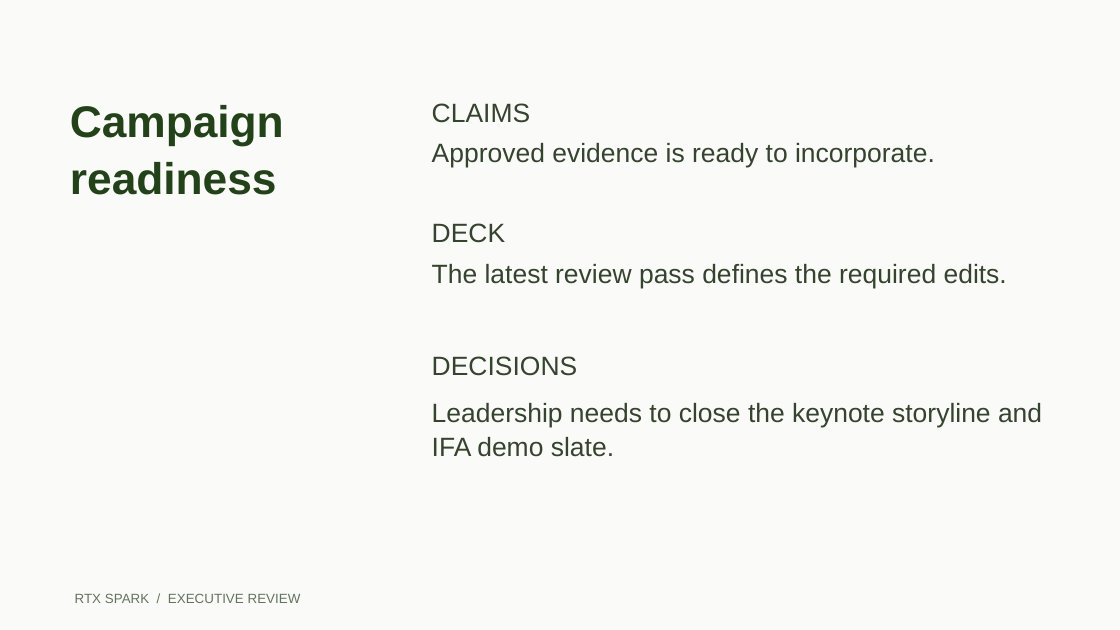
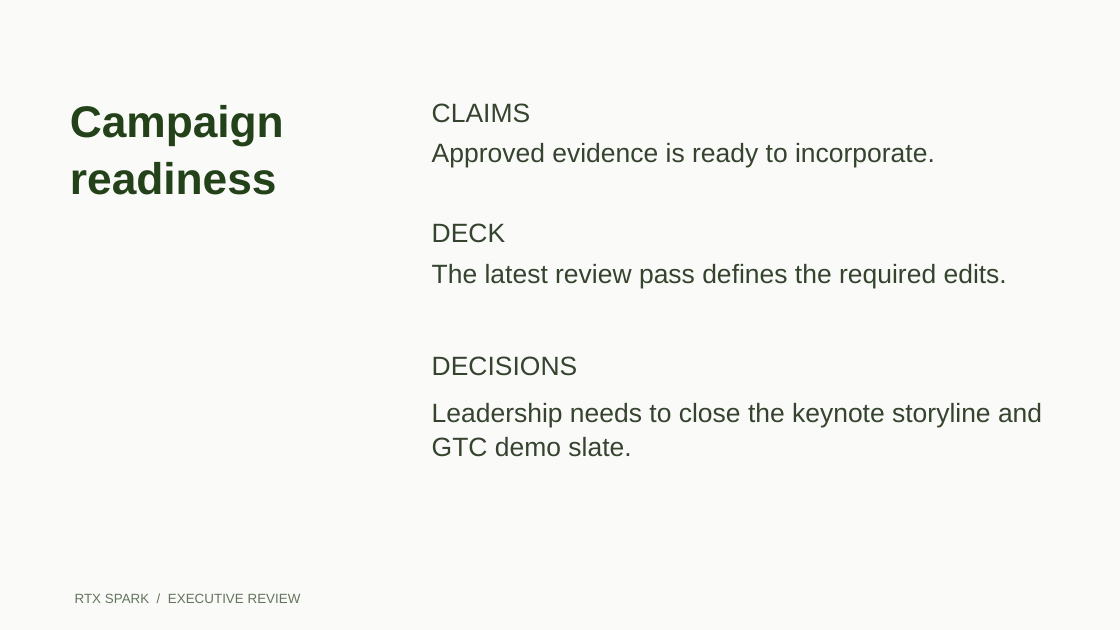
Before and after one commit to CalebJKim/chief-of-staff-agent, a slide deck: slide 3 of demo/templates/rtx-spark-exec-review.pptx. Drawn at 1120x630 pixels with LibreOffice and Linux fonts; fonts in the diff are those of the drawing. Boxes give left, top, right and bottom in pixels: in the first picture for what was removed or moved away, otherwise in the second. Text is boxed around its words. In the diff, an @@ line names an element or a change of style, - is before the commit and + after.

Commit message:
Replace IFA with GTC across demo seed data and reset templates

```diff
--- a/demo/templates/rtx-spark-exec-review.pptx
+++ b/demo/templates/rtx-spark-exec-review.pptx
@@ text at (x1=432, y1=403, x2=1042, y2=457): text changed @@
-Leadership needs to close the keynote storyline and IFA demo slate.
+Leadership needs to close the keynote storyline and GTC demo slate.
```
Also in this commit, not shown: 3 other slides changed, 24 other files.
